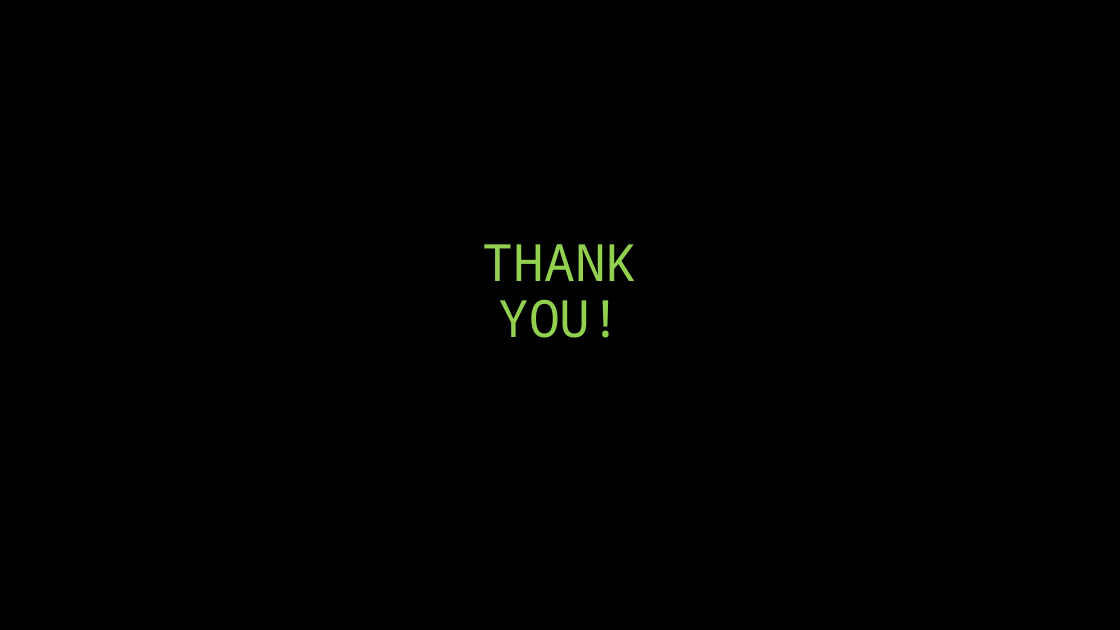
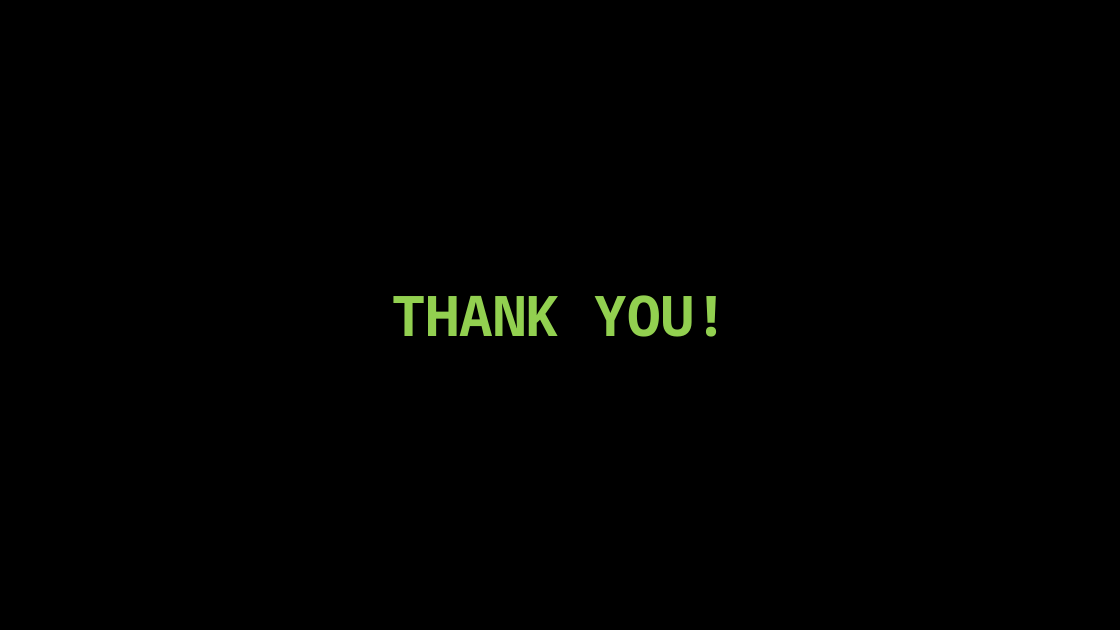
Before and after one commit to MnAppsNet/DominanceQueries, a slide deck: slide 12 of NOSQL - document stores.pptx (slide 13 before the commit). Drawn at 1120x630 pixels with LibreOffice and Linux fonts; fonts in the diff are those of the drawing. Boxes give left, top, right and bottom in pixels: in the first picture for what was removed or moved away, otherwise in the second. Text is boxed around its words. In the diff, an @@ line names an element or a change of style, - is before the commit and + after.

```diff
--- a/NOSQL - document stores.pptx
+++ b/NOSQL - document stores.pptx
@@ title "THANK YOU!" moved from (x1=483, y1=244, x2=637, y2=338) to (x1=392, y1=295, x2=728, y2=337) @@
@@ title "THANK YOU!" at (x1=392, y1=295, x2=728, y2=337): size 44 to 48 pt, bold on @@
```
Also in this commit, not shown: 5 other slides changed, 4 slides added, 5 slides removed.
